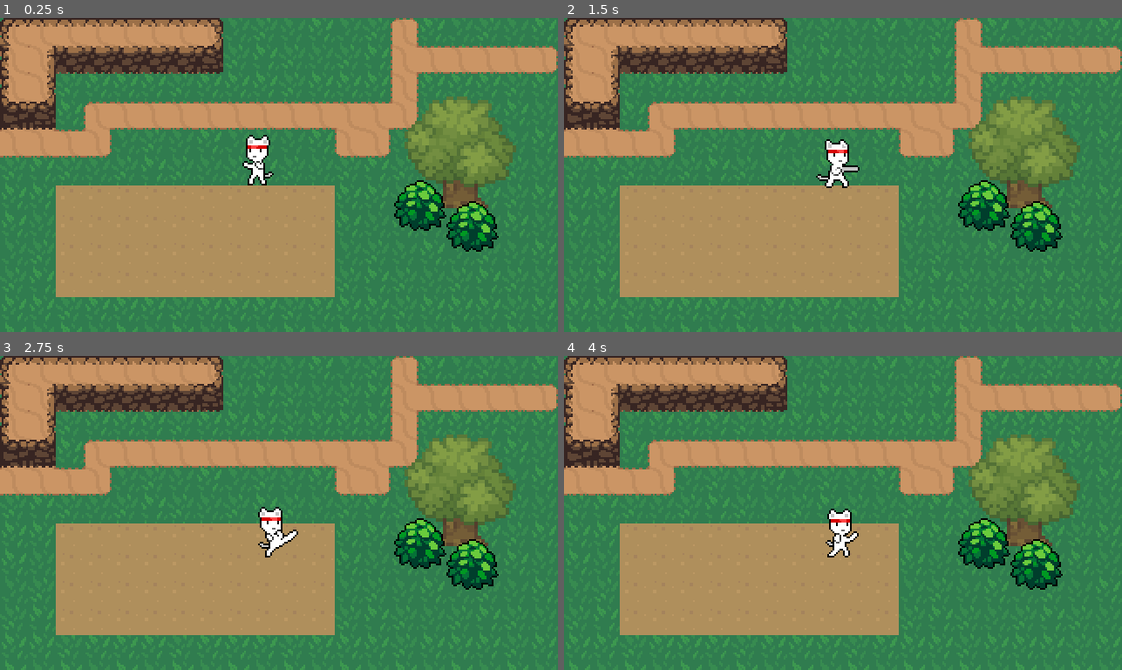
Above: before the commit, frames 1-4 (two rows, left to right).
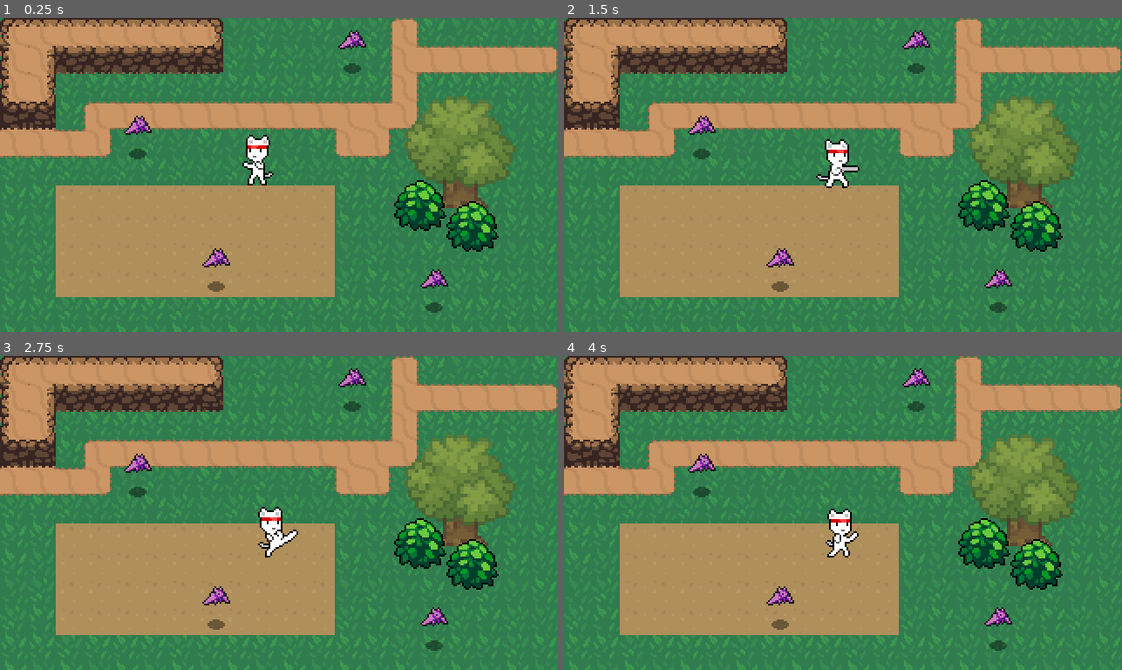
Above: after the commit, the same moments.

Repository: chcardoz/cs437-final-project
Game: Godot game, scene res://World.tscn
Two runs of this game, one before a commit and one after it. Both use one fixed random seed, a clock stepped at 60 frames per second and the inputs below.
Inputs:
- Up to frame 1 (0.25 s): no input
- Up to frame 2 (1.5 s): tap Enter at 0.5 s; hold Right (ui_right) 0.53-1.28 s; tap Space (kick) at 0.6 s; hold Down (ui_down) from 1.28 s (still down); tap X (punch) at 1.35 s
- Up to frame 3 (2.75 s): release Down (ui_down) at 2.03 s; hold Right (ui_right) from 2.03 s (still down); tap Z (special) at 2.1 s
- Up to frame 4 (4 s): release Right (ui_right) at 2.78 s; hold Up (ui_up) 2.78-3.53 s; tap Space (kick) at 2.85 s; hold Left (ui_left) from 3.53 s (still down); tap X (punch) at 3.6 s

The runs differ from the first frame. In frame 1, 1.0% of the frame differs, in the area x 22-81%, y 3-94%; in frame 2, 1.0%; in frame 3, 1.0%; in frame 4, 1.0%.

Commit message:
enemy knockback

Diff:
--- /dev/null
+++ b/Enemies/Bat.gd
@@ -0,0 +1,11 @@
+extends KinematicBody2D
+
+var friction : float = 200.0
+var knockback = Vector2.ZERO
+
+func _physics_process(delta):
+	knockback = knockback.move_toward(Vector2.ZERO,friction*delta)
+	knockback = move_and_slide(knockback)
+
+func _on_Hurtbox_area_entered(area):
+	knockback = area.knockback_vector * 120
--- /dev/null
+++ b/Enemies/Bat.tscn
@@ -0,0 +1,67 @@
+[gd_scene load_steps=13 format=2]
+
+[ext_resource path="res://Enemies/Bat.png" type="Texture" id=1]
+[ext_resource path="res://Shadows/SmallShadow.png" type="Texture" id=2]
+[ext_resource path="res://Hitboxes and Hurtboxes/Hurtbox.tscn" type="PackedScene" id=3]
+[ext_resource path="res://Enemies/Bat.gd" type="Script" id=4]
+
+[sub_resource type="AtlasTexture" id=1]
+atlas = ExtResource( 1 )
+region = Rect2( 0, 0, 16, 24 )
+
+[sub_resource type="AtlasTexture" id=2]
+atlas = ExtResource( 1 )
+region = Rect2( 16, 0, 16, 24 )
+
+[sub_resource type="AtlasTexture" id=3]
+atlas = ExtResource( 1 )
+region = Rect2( 32, 0, 16, 24 )
+
+[sub_resource type="AtlasTexture" id=4]
+atlas = ExtResource( 1 )
+region = Rect2( 48, 0, 16, 24 )
+
+[sub_resource type="AtlasTexture" id=5]
+atlas = ExtResource( 1 )
+region = Rect2( 64, 0, 16, 24 )
+
+[sub_resource type="SpriteFrames" id=6]
+animations = [ {
+"frames": [ SubResource( 1 ), SubResource( 2 ), SubResource( 3 ), SubResource( 4 ), SubResource( 5 ) ],
+"loop": true,
+"name": "fly",
+"speed": 10.0
+} ]
+
+[sub_resource type="CircleShape2D" id=7]
+radius = 4.0
+
+[sub_resource type="CapsuleShape2D" id=8]
+radius = 7.0
+height = 6.0
+
+[node name="Bat" type="KinematicBody2D"]
+collision_layer = 16
+script = ExtResource( 4 )
+
+[node name="AnimatedSprite" type="AnimatedSprite" parent="."]
+frames = SubResource( 6 )
+animation = "fly"
+offset = Vector2( 0, -12 )
+
+[node name="Shadow" type="Sprite" parent="."]
+texture = ExtResource( 2 )
+
+[node name="CollisionShape2D" type="CollisionShape2D" parent="."]
+shape = SubResource( 7 )
+
+[node name="Hurtbox" parent="." instance=ExtResource( 3 )]
+position = Vector2( 0, -14 )
+collision_layer = 8
+
+[node name="CollisionShape2D" parent="Hurtbox" index="0"]
+shape = SubResource( 8 )
+
+[connection signal="area_entered" from="Hurtbox" to="." method="_on_Hurtbox_area_entered"]
+
+[editable path="Hurtbox"]
--- a/Hitboxes and Hurtboxes/Hitbox.tscn
+++ b/Hitboxes and Hurtboxes/Hitbox.tscn
@@ -1,5 +1,7 @@
 [gd_scene format=2]
 
 [node name="Hitbox" type="Area2D"]
+collision_layer = 0
+collision_mask = 0
 
 [node name="CollisionShape2D" type="CollisionShape2D" parent="."]
--- a/Hitboxes and Hurtboxes/Hurtbox.tscn
+++ b/Hitboxes and Hurtboxes/Hurtbox.tscn
@@ -1,5 +1,7 @@
 [gd_scene format=2]
 
 [node name="Hurtbox" type="Area2D"]
+collision_layer = 0
+collision_mask = 0
 
 [node name="CollisionShape2D" type="CollisionShape2D" parent="."]
--- a/Player/Player.gd
+++ b/Player/Player.gd
@@ -19,9 +19,11 @@
 onready var animationPlayer = $AnimationPlayer
 onready var animationTree = $AnimationTree
 onready var animationState = animationTree.get("parameters/playback")
+onready var swordHitbox = $HitboxPivot/Hitbox
 
 func _ready():
 	animationTree.active = true
+	swordHitbox.knockback_vector = Vector2.LEFT
 
 func _physics_process(delta):
 	match state:
@@ -41,6 +43,7 @@
 	input = input.normalized()
 
 	if input != Vector2.ZERO:
+		swordHitbox.knockback_vector = input
 		animationTree.set("parameters/Idle/blend_position",input)
 		animationTree.set("parameters/Walk/blend_position",input)
 		animationTree.set("parameters/Kick/blend_position",input)
--- a/Player/Player.tscn
+++ b/Player/Player.tscn
@@ -1,8 +1,9 @@
-[gd_scene load_steps=54 format=2]
+[gd_scene load_steps=55 format=2]
 
 [ext_resource path="res://Player/cat_fighter_sprite1.png" type="Texture" id=1]
 [ext_resource path="res://Player/Player.gd" type="Script" id=2]
 [ext_resource path="res://Hitboxes and Hurtboxes/Hitbox.tscn" type="PackedScene" id=3]
+[ext_resource path="res://Player/SwordHitbox.gd" type="Script" id=4]
 
 [sub_resource type="CapsuleShape2D" id=1]
 radius = 5.0
@@ -734,6 +735,7 @@
 height = 6.0
 
 [node name="Player" type="KinematicBody2D"]
+collision_layer = 2
 script = ExtResource( 2 )
 
 [node name="Sprite" type="Sprite" parent="."]
@@ -776,6 +778,8 @@
 
 [node name="Hitbox" parent="HitboxPivot" instance=ExtResource( 3 )]
 position = Vector2( 8, 0 )
+collision_mask = 8
+script = ExtResource( 4 )
 
 [node name="CollisionShape2D" parent="HitboxPivot/Hitbox" index="0"]
 rotation = -1.5708
--- /dev/null
+++ b/Player/SwordHitbox.gd
@@ -0,0 +1,3 @@
+extends Area2D
+
+var knockback_vector = Vector2.ZERO
--- a/World.tscn
+++ b/World.tscn
@@ -7,6 +7,7 @@
 [ext_resource path="res://World/DirtTileset.png" type="Texture" id=5]
 [ext_resource path="res://World/CliffTileset.png" type="Texture" id=6]
 [ext_resource path="res://World/free.png" type="Texture" id=7]
+[ext_resource path="res://Enemies/Bat.tscn" type="PackedScene" id=8]
 
 [sub_resource type="TileSet" id=1]
 0/name = "DirtTileset.png 0"
@@ -533,6 +534,7 @@
 [node name="CliffTileMap" type="TileMap" parent="."]
 tile_set = SubResource( 2 )
 cell_size = Vector2( 32, 32 )
+collision_mask = 0
 format = 1
 tile_data = PoolIntArray( 0, 0, 4, 1, 0, 196609, 2, 0, 196609, 3, 0, 196610, 65536, 0, 131075 )
 
@@ -544,15 +546,31 @@
 
 [node name="YSort" type="YSort" parent="."]
 
-[node name="Tree" parent="YSort" instance=ExtResource( 4 )]
+[node name="Player" parent="YSort" instance=ExtResource( 1 )]
+position = Vector2( 145, 91 )
+
+[node name="Bats" type="YSort" parent="YSort"]
+
+[node name="Bat" parent="YSort/Bats" instance=ExtResource( 8 )]
+position = Vector2( 79, 78 )
+
+[node name="Bat2" parent="YSort/Bats" instance=ExtResource( 8 )]
+position = Vector2( 124, 154 )
+
+[node name="Bat3" parent="YSort/Bats" instance=ExtResource( 8 )]
+position = Vector2( 202, 29 )
+
+[node name="Bat4" parent="YSort/Bats" instance=ExtResource( 8 )]
+position = Vector2( 249, 166 )
+
+[node name="Bushes" type="YSort" parent="YSort"]
+
+[node name="Tree" parent="YSort/Bushes" instance=ExtResource( 4 )]
 position = Vector2( 262, 103 )
 scale = Vector2( 2, 2 )
 
-[node name="Bush" parent="YSort" instance=ExtResource( 2 )]
+[node name="Bush" parent="YSort/Bushes" instance=ExtResource( 2 )]
 position = Vector2( 271, 126 )
 
-[node name="Bush2" parent="YSort" instance=ExtResource( 2 )]
+[node name="Bush2" parent="YSort/Bushes" instance=ExtResource( 2 )]
 position = Vector2( 241, 114 )
-
-[node name="Player" parent="YSort" instance=ExtResource( 1 )]
-position = Vector2( 145, 91 )
--- a/project.godot
+++ b/project.godot
@@ -65,6 +65,14 @@
  ]
 }
 
+[layer_names]
+
+2d_physics/layer_1="World"
+2d_physics/layer_2="Player"
+2d_physics/layer_3="PlayerHurtbox"
+2d_physics/layer_4="EnemyHurtbox"
+2d_physics/layer_5="Enemy"
+
 [physics]
 
 common/enable_pause_aware_picking=true
Binary file added: Enemies/Bat.png
Not shown, added: Enemies/Bat.png.import
Binary file added: Shadows/SmallShadow.png
Not shown, added: Shadows/SmallShadow.png.import
Not shown: 1 places in World.tscn that only renumber resources
